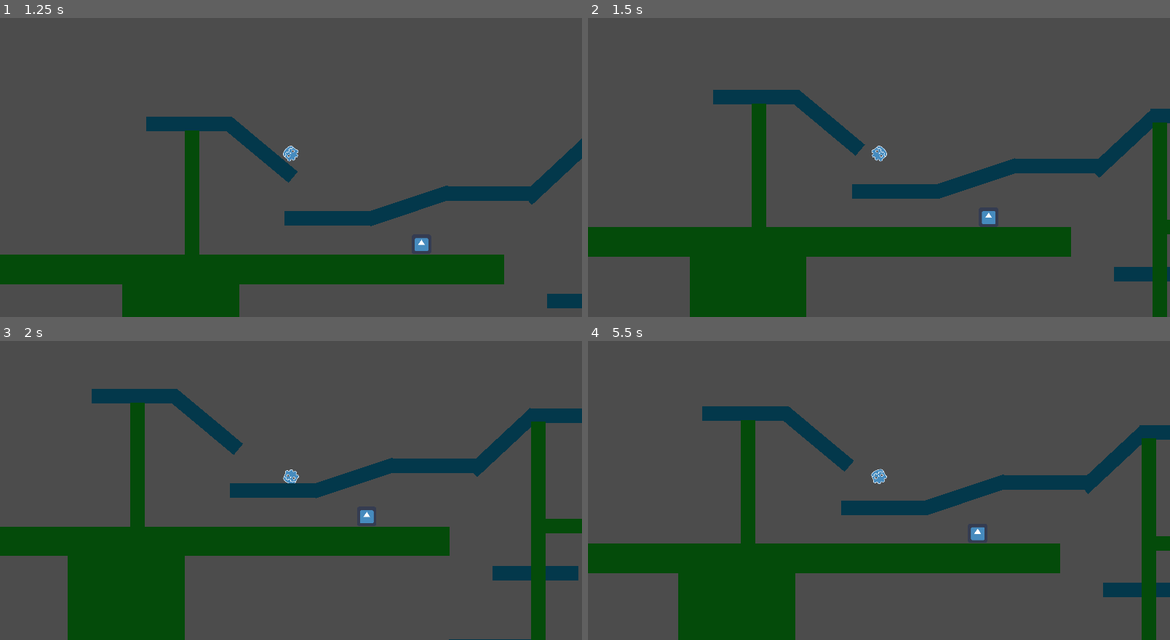
Above: before the commit, frames 1-4 (two rows, left to right).
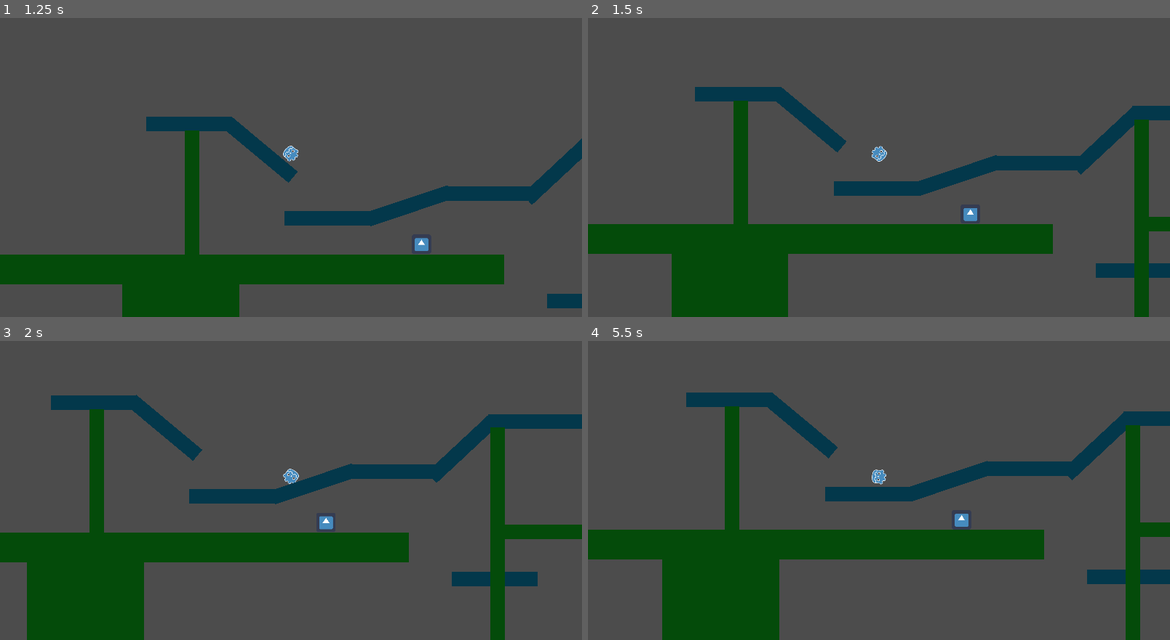
Above: after the commit, the same moments.

Repository: DeepHorizonsCL/perrobot
Game: Godot game, scene res://Scenes/Mapa.tscn
Same seed, same stepped clock (60 frames per second), same inputs: the game is played once before the commit and once after it. The engine's default icon, where the game draws it, is replaced by a stand-in: a white triangle on a blue panel in a dark square.
Inputs:
- Up to frame 1 (1.25 s): tap Enter (ui_accept) at 0.5 s; hold Right (ui_right) from 0.53 s (still down); hold Enter (ui_accept) from 0.53 s (still down)
- Up to frame 2 (1.5 s): keep holding Right (ui_right); release Enter (ui_accept) at 1.28 s; tap Enter (ui_accept) at 1.35 s
- Up to frame 3 (2 s): keep holding Right (ui_right); tap Enter (ui_accept) at 1.52, 1.82 s
- Up to frame 4 (5.5 s): release Right (ui_right) at 2.03 s; hold Left (ui_left) 2.03-2.78 s; hold Enter (ui_accept) 2.03-2.78 s; hold Right (ui_right) 2.78-4.28 s; tap Enter (ui_accept) at 2.85, 3.02, 3.32, 4.35, 4.52, 4.82 s; hold Enter (ui_accept) 3.53-4.28 s; hold Left (ui_left) 4.28-5.03 s; hold Right (ui_right) from 5.03 s (still down); hold Enter (ui_accept) from 5.03 s (still down)

Frame 1 is identical in both runs. In frame 2, 13% of the frame differs, in the area x 0-100%, y 23-100%; in frame 3, 19%; in frame 4, 21%, in the area x 0-100%, y 17-100%.

Commit message:
ADD: Transformaciones

Diff:
--- a/Objects/Player/roboto.tscn
+++ b/Objects/Player/roboto.tscn
@@ -1,10 +1,15 @@
-[gd_scene load_steps=7 format=2]
+[gd_scene load_steps=12 format=2]
 
 [ext_resource path="res://Sprites/robotHead.png" type="Texture" id=1]
 [ext_resource path="res://Scripts/playerController.gd" type="Script" id=2]
 [ext_resource path="res://Sprites/mano.png" type="Texture" id=3]
 [ext_resource path="res://Sprites/pierna.png" type="Texture" id=4]
 [ext_resource path="res://Sprites/cuerpoentero.png" type="Texture" id=5]
+[ext_resource path="res://Sprites/2manos.png" type="Texture" id=6]
+[ext_resource path="res://Sprites/torso.png" type="Texture" id=7]
+[ext_resource path="res://Sprites/2piernas.png" type="Texture" id=8]
+[ext_resource path="res://Sprites/torsopiernas.png" type="Texture" id=9]
+[ext_resource path="res://Sprites/torso_brazos.png" type="Texture" id=10]
 
 [sub_resource type="CircleShape2D" id=1]
 radius = 21.1276
@@ -20,10 +25,35 @@
 position = Vector2( 2.12148, -37.9837 )
 texture = ExtResource( 3 )
 
+[node name="cabeza_2manos" type="Sprite" parent="."]
+visible = false
+position = Vector2( 2.98129, -31.0401 )
+texture = ExtResource( 6 )
+
 [node name="cabeza_pierna" type="Sprite" parent="."]
 visible = false
 position = Vector2( 2.21622, -39.1408 )
 texture = ExtResource( 4 )
+
+[node name="cabeza_2piernas" type="Sprite" parent="."]
+visible = false
+position = Vector2( 0.736389, -44.5097 )
+texture = ExtResource( 8 )
+
+[node name="cabeza_torso" type="Sprite" parent="."]
+visible = false
+position = Vector2( 1.29761, -39.4586 )
+texture = ExtResource( 7 )
+
+[node name="cabeza_torso_brazos" type="Sprite" parent="."]
+visible = false
+position = Vector2( 1.85883, -40.0198 )
+texture = ExtResource( 10 )
+
+[node name="cabeza_torso_piernas" type="Sprite" parent="."]
+visible = false
+position = Vector2( 5.0434, -49.469 )
+texture = ExtResource( 9 )
 
 [node name="cuerpoentero" type="Sprite" parent="."]
 position = Vector2( 2.42014, -41.1422 )
--- a/Scenes/Mapa.tscn
+++ b/Scenes/Mapa.tscn
@@ -95,7 +95,15 @@
 scale = Vector2( 32.3403, -1.53418 )
 
 [node name="Floor8" parent="Platforms" instance=ExtResource( 2 )]
-position = Vector2( 99.2992, 2720.71 )
+position = Vector2( 99.2992, 2728.71 )
+scale = Vector2( 32.3403, -1.53418 )
+
+[node name="Floor9" parent="Platforms" instance=ExtResource( 2 )]
+position = Vector2( -966.272, 3269.38 )
+scale = Vector2( 32.3403, -1.53418 )
+
+[node name="Floor10" parent="Platforms" instance=ExtResource( 2 )]
+position = Vector2( 1071.76, 3266.44 )
 scale = Vector2( 32.3403, -1.53418 )
 
 [node name="Platform7" parent="Platforms" instance=ExtResource( 1 )]
@@ -126,26 +134,40 @@
 scale = Vector2( 37.15, 6.03 )
 
 [node name="Floor6" parent="Platforms" instance=ExtResource( 2 )]
-position = Vector2( 192.47, 2256.37 )
+position = Vector2( 192.47, 2512 )
 rotation = 1.5708
-scale = Vector2( 22.3223, 2.67321 )
+scale = Vector2( 30.7933, 2.1401 )
 
 [node name="brazo1" parent="." instance=ExtResource( 5 )]
 position = Vector2( -534.169, 537.459 )
-piezanombre = "cabeza-brazo"
+piezanombre = "brazo"
 
 [node name="brazo2" parent="." instance=ExtResource( 5 )]
-position = Vector2( 14.2865, 2644.99 )
-piezanombre = "cabeza-brazo"
+position = Vector2( -916.651, 944.751 )
+piezanombre = "brazo"
 
-[node name="parteRobot2" parent="." instance=ExtResource( 5 )]
+[node name="torso1" parent="." instance=ExtResource( 5 )]
+position = Vector2( -123.661, 1380.7 )
+piezanombre = "torso"
+
+[node name="torso2" parent="." instance=ExtResource( 5 )]
+position = Vector2( 381.646, 2626.97 )
+piezanombre = "torso"
+
+[node name="pierna1" parent="." instance=ExtResource( 5 )]
 position = Vector2( 995.274, 528.783 )
-piezanombre = "cabeza-pierna"
+piezanombre = "pierna"
 
-[node name="parteRobot4" parent="." instance=ExtResource( 5 )]
+[node name="pierna2" parent="." instance=ExtResource( 5 )]
 position = Vector2( 440.9, 1859.28 )
-piezanombre = "cabeza-pierna"
+piezanombre = "pierna"
 
-[node name="parteRobot3" parent="." instance=ExtResource( 5 )]
-position = Vector2( 2032.44, 160.535 )
-piezanombre = "cuerpo-entero"
+[node name="pierna3" parent="." instance=ExtResource( 5 )]
+position = Vector2( -18.1407, 2643.01 )
+scale = Vector2( 0.998682, 1 )
+piezanombre = "pierna"
+cantidad = 2
+
+[node name="brazo3" parent="." instance=ExtResource( 5 )]
+position = Vector2( 1863.82, 3165.9 )
+piezanombre = "brazo"
--- a/Scripts/parteCuerpo.gd
+++ b/Scripts/parteCuerpo.gd
@@ -1,8 +1,9 @@
 extends Node2D
 
 export var piezanombre = ""
+export var cantidad = 1
 
 func _on_Area2D_body_entered(body):
 	if body.is_in_group("player"):
-		body.updateRoboto(piezanombre)
+		body.add_pieza(piezanombre,cantidad)
 		queue_free()
--- a/Scripts/playerController.gd
+++ b/Scripts/playerController.gd
@@ -1,4 +1,10 @@
 extends KinematicBody2D
+
+
+#extremidades
+var cantidad_brazos = 0
+var cantidad_piernas = 0
+var cantidad_torso = 0
 
 #dirección
 var dir = 1
@@ -37,6 +43,53 @@
 	updateRoboto("cabeza")
 
 
+func add_pieza(pieza,num):
+
+	match pieza:
+		"brazo":
+			if cantidad_brazos < 2:
+				cantidad_brazos += num
+
+		"pierna":
+			if cantidad_piernas < 2:
+				cantidad_piernas += num
+
+		"torso":
+			if cantidad_torso < 1:
+				cantidad_torso += num
+
+	update_piezas()
+
+
+func update_piezas():
+	if cantidad_brazos == 0 and cantidad_piernas == 0 and cantidad_torso == 0:
+		updateRoboto("cabeza")
+
+	if cantidad_brazos == 1 and cantidad_piernas == 0 and cantidad_torso == 0:
+		updateRoboto("cabeza-brazo")
+
+	if cantidad_brazos == 2 and cantidad_piernas == 0 and cantidad_torso == 0:
+		updateRoboto("cabeza-2brazos")
+
+	if cantidad_brazos == 0 and cantidad_piernas == 1 and cantidad_torso == 0:
+		updateRoboto("cabeza-pierna")
+
+	if cantidad_brazos == 0 and cantidad_piernas == 2 and cantidad_torso == 0:
+		updateRoboto("cabeza-2piernas")
+
+	if cantidad_brazos == 0 and cantidad_piernas == 0 and cantidad_torso == 1:
+		updateRoboto("cabeza-torso")
+
+	if cantidad_brazos == 2 and cantidad_piernas == 0 and cantidad_torso == 1:
+		updateRoboto("cabeza-torso-brazos")
+
+	if cantidad_brazos == 0 and cantidad_piernas == 2 and cantidad_torso == 1:
+		updateRoboto("cabeza-torso-piernas")
+
+	if cantidad_brazos == 2 and cantidad_piernas == 2 and cantidad_torso == 1:
+		updateRoboto("cuerpo-entero")
+
+
 func updateRoboto(tranformacion):
 
 	estado_robot = tranformacion
@@ -45,18 +98,24 @@
 		"cabeza":
 			speed = 125
 			gravity_val = 24000
-			tope = 700
+			tope = 512
 			correr_value = 1
 
 			dificultadsalto_value = 0
 
 			$cabeza.visible = true
 			$cabeza_mano.visible = false
-			$cabeza_pierna.visible = false
+			$cabeza_2manos.visible = false
+			$cabeza_pierna.visible = false
+			$cabeza_2piernas.visible = false
+			$cabeza_torso.visible = false
+			$cabeza_torso_brazos.visible = false
+			$cabeza_torso_piernas.visible = false
 			$cuerpoentero.visible = false
 
 			$colision_inf.disabled = false
 			$colision_sup.disabled = true
+
 
 		"cabeza-brazo":
 			speed = 625
@@ -68,7 +127,33 @@
 
 			$cabeza.visible = false
 			$cabeza_mano.visible = true
-			$cabeza_pierna.visible = false
+			$cabeza_2manos.visible = false
+			$cabeza_pierna.visible = false
+			$cabeza_2piernas.visible = false
+			$cabeza_torso.visible = false
+			$cabeza_torso_brazos.visible = false
+			$cabeza_torso_piernas.visible = false
+			$cuerpoentero.visible = false
+
+			$colision_inf.disabled = false
+			$colision_sup.disabled = false
+
+		"cabeza-2brazos":
+			speed = 645
+			gravity_val = 24000
+			tope = 1300
+			correr_value = 1
+
+			dificultadsalto_value = 0.45
+
+			$cabeza.visible = false
+			$cabeza_mano.visible = false
+			$cabeza_2manos.visible = true
+			$cabeza_pierna.visible = false
+			$cabeza_2piernas.visible = false
+			$cabeza_torso.visible = false
+			$cabeza_torso_brazos.visible = false
+			$cabeza_torso_piernas.visible = false
 			$cuerpoentero.visible = false
 
 			$colision_inf.disabled = false
@@ -84,23 +169,96 @@
 
 			$cabeza.visible = false
 			$cabeza_mano.visible = false
+			$cabeza_2manos.visible = false
 			$cabeza_pierna.visible = true
-			$cuerpoentero.visible = false
-
-			$colision_inf.disabled = false
-			$colision_sup.disabled = false
-
-		"cabeza-2pierna":
+			$cabeza_2piernas.visible = false
+			$cabeza_torso.visible = false
+			$cabeza_torso_brazos.visible = false
+			$cabeza_torso_piernas.visible = false
+			$cuerpoentero.visible = false
+
+			$colision_inf.disabled = false
+			$colision_sup.disabled = false
+
+		"cabeza-2piernas":
 			speed = 725
 			gravity_val = 24000
+			tope = 1512
+			correr_value = 1.12
+
+			dificultadsalto_value = 0.65
+
+			$cabeza.visible = false
+			$cabeza_mano.visible = false
+			$cabeza_2manos.visible = false
+			$cabeza_pierna.visible = false
+			$cabeza_2piernas.visible = true
+			$cabeza_torso.visible = false
+			$cabeza_torso_brazos.visible = false
+			$cabeza_torso_piernas.visible = false
+			$cuerpoentero.visible = false
+
+			$colision_inf.disabled = false
+			$colision_sup.disabled = false
+
+		"cabeza-torso":
+			speed = 812
+			gravity_val = 24000
+			tope = 1120
+			correr_value = 2.24
+
+			dificultadsalto_value = 1
+
+			$cabeza.visible = false
+			$cabeza_mano.visible = false
+			$cabeza_2manos.visible = false
+			$cabeza_pierna.visible = false
+			$cabeza_2piernas.visible = false
+			$cabeza_torso.visible = true
+			$cabeza_torso_brazos.visible = false
+			$cabeza_torso_piernas.visible = false
+			$cuerpoentero.visible = false
+
+			$colision_inf.disabled = false
+			$colision_sup.disabled = false
+
+		"cabeza-torso-brazos":
+			speed = 812
+			gravity_val = 24000
 			tope = 1412
-			correr_value = 1.12
-
-			dificultadsalto_value = 0.65
-
-			$cabeza.visible = false
-			$cabeza_mano.visible = false
-			$cabeza_pierna.visible = true
+			correr_value = 2.24
+
+			dificultadsalto_value = 1
+
+			$cabeza.visible = false
+			$cabeza_mano.visible = false
+			$cabeza_2manos.visible = false
+			$cabeza_pierna.visible = false
+			$cabeza_2piernas.visible = false
+			$cabeza_torso.visible = false
+			$cabeza_torso_brazos.visible = true
+			$cabeza_torso_piernas.visible = false
+			$cuerpoentero.visible = false
+
+			$colision_inf.disabled = false
+			$colision_sup.disabled = false
+
+		"cabeza-torso-piernas":
+			speed = 812
+			gravity_val = 24000
+			tope = 1512
+			correr_value = 2.24
+
+			dificultadsalto_value = 1
+
+			$cabeza.visible = false
+			$cabeza_mano.visible = false
+			$cabeza_2manos.visible = false
+			$cabeza_pierna.visible = false
+			$cabeza_2piernas.visible = false
+			$cabeza_torso.visible = false
+			$cabeza_torso_brazos.visible = false
+			$cabeza_torso_piernas.visible = true
 			$cuerpoentero.visible = false
 
 			$colision_inf.disabled = false
@@ -116,7 +274,12 @@
 
 			$cabeza.visible = false
 			$cabeza_mano.visible = false
-			$cabeza_pierna.visible = false
+			$cabeza_2manos.visible = false
+			$cabeza_pierna.visible = false
+			$cabeza_2piernas.visible = false
+			$cabeza_torso.visible = false
+			$cabeza_torso_brazos.visible = false
+			$cabeza_torso_piernas.visible = false
 			$cuerpoentero.visible = true
 
 			$colision_inf.disabled = false
@@ -130,8 +293,8 @@
 
 	if estado_robot == "cabeza":
 		move_x = ( pres ) * speed * correr * dificultadsalto * move + empuje
-	elif estado_robot == "cabeza-pierna" :
-		if saltando:
+	elif estado_robot == "cabeza-pierna" or estado_robot == "cabeza-torso" :
+		if not is_on_floor():
 			move_x = ( int(Input.is_action_pressed("ui_right")) - int(Input.is_action_pressed("ui_left")) ) * speed * correr * dificultadsalto * move + empuje
 		else:
 			move_x = 0
@@ -171,7 +334,7 @@
 
 #Saltos
 
-	if Input.is_action_just_pressed("ui_accept") and jump:
+	if Input.is_action_just_pressed("ui_accept") and is_on_floor() and jump == true:
 		print("salto")
 		saltando = true
 
Binary file added: Sprites/2manos.png
Not shown, added: Sprites/2manos.png.import
Binary file added: Sprites/2piernas.png
Not shown, added: Sprites/2piernas.png.import
Binary file changed: Sprites/mano.png
Binary file changed: Sprites/pierna.png
Binary file added: Sprites/torso.png
Not shown, added: Sprites/torso.png.import
Binary file added: Sprites/torso_brazos.png
Not shown, added: Sprites/torso_brazos.png.import
Binary file added: Sprites/torsopiernas.png
Not shown, added: Sprites/torsopiernas.png.import
